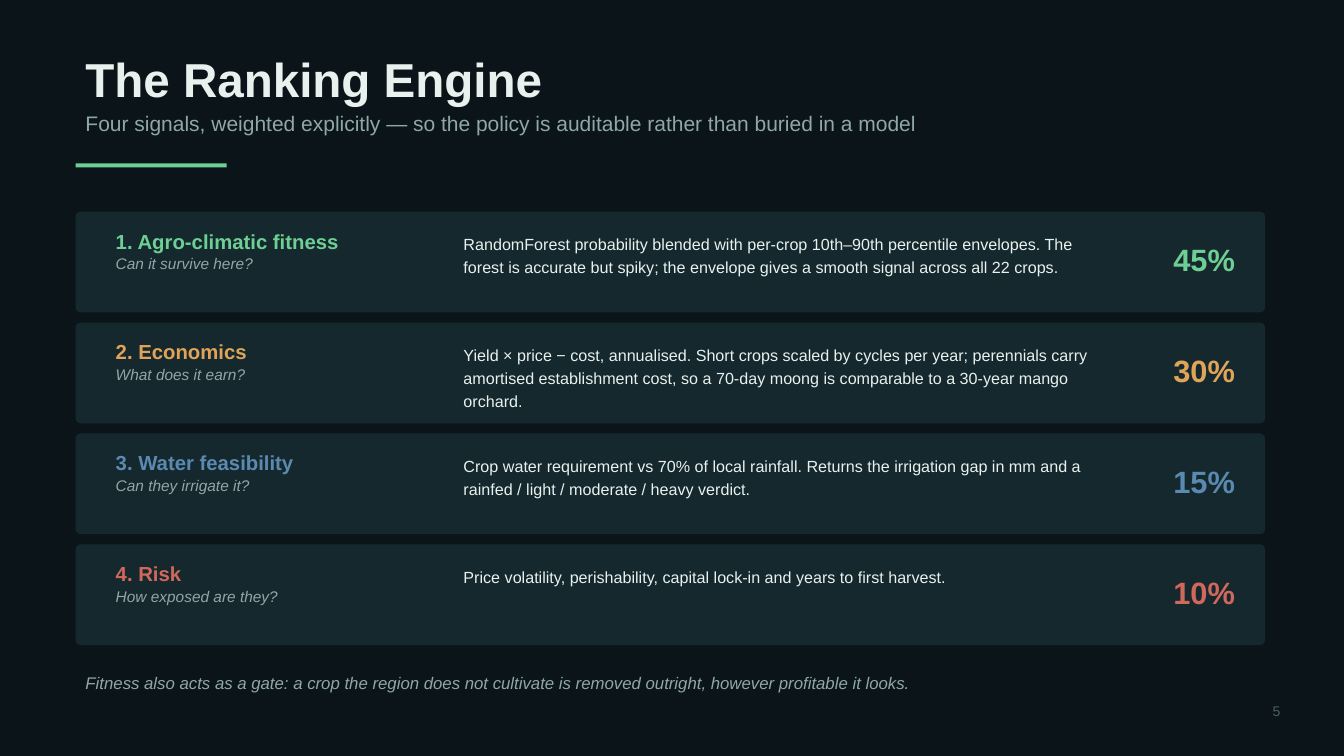
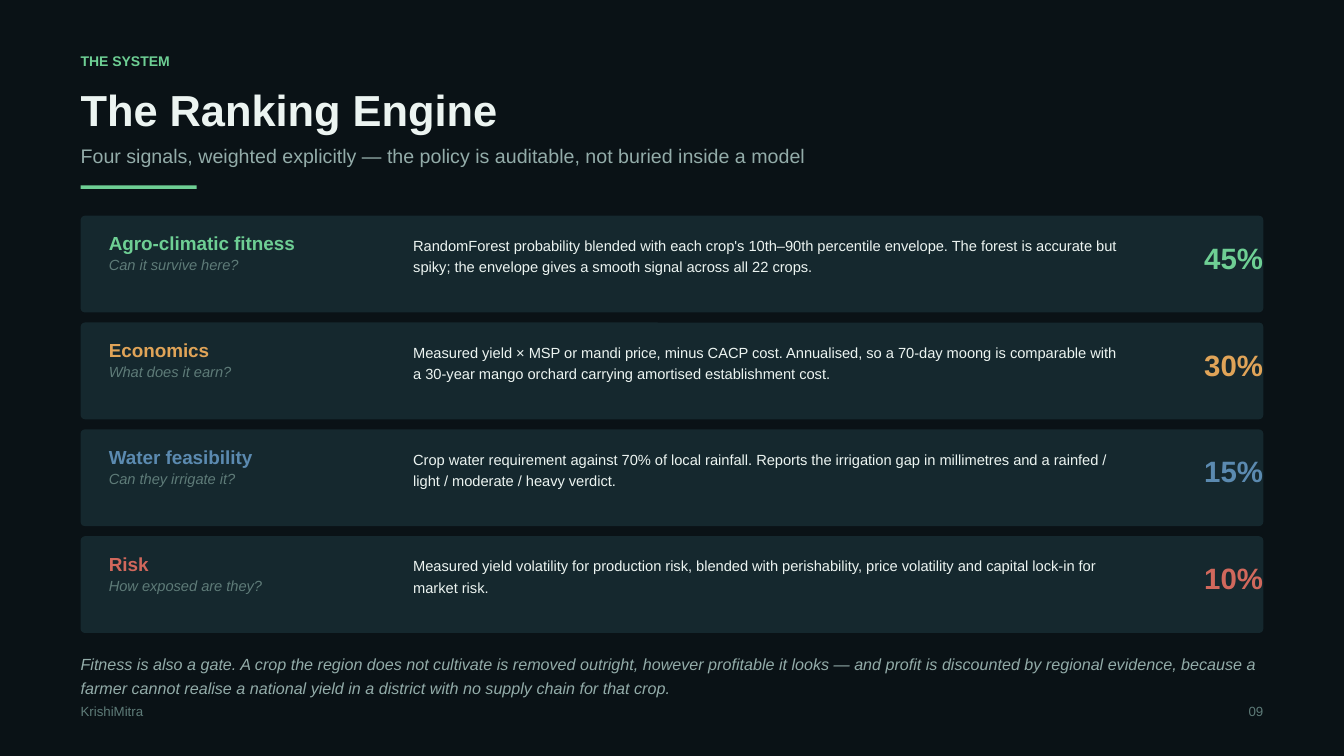
Before and after one commit to RatnamOjha/cerealia, a slide deck: slide 10 of docs/KrishiMitra_Project_Review.pptx (slide 6 before the commit). Drawn at 1344x756 pixels with LibreOffice and Linux fonts; fonts in the diff are those of the drawing. Boxes give left, top, right and bottom in pixels: in the first picture for what was removed or moved away, otherwise in the second. Text is boxed around its words. In the diff, an @@ line names an element or a change of style, - is before the commit and + after.

Commit message:
Rebuild deck around the real data; update docs
28 slides in five parts: motivation, the system, the product, validation
and future scope. Adds the data foundation, what real data changed, the
full feature set, engineering findings and how the idea scales beyond a
single farmer.

Fixed the layout on a real column grid - several columns previously ran
past the right margin and one slide overflowed the bottom edge. Every
shape is now verified inside the safe area, and estimated text height is
checked against box height.

```diff
--- a/docs/KrishiMitra_Project_Review.pptx
+++ b/docs/KrishiMitra_Project_Review.pptx
@@ rectangle at box(0, 0, 1344, 756): fill #0B1418 to #0A1216 @@
@@ text added at box(81, 56, 169, 66), 10 pt, text #6ECF94, bold @@
+THE SYSTEM
@@ text added at box(81, 94, 498, 134), 31 pt, text #ECF4F1, bold @@
+The Ranking Engine
@@ text at box(81, 149, 804, 167): text changed; size 15 to 14 pt; text colour #8FA8A5 to #93ACA9 @@
-The Ranking Engine
-Four signals, weighted explicitly — so the policy is auditable rather than buried in a model
+Four signals, weighted explicitly — the policy is auditable, not buried inside a model
@@ rectangle: place and size @@
-rectangle at box(76, 163, 227, 167)
+rectangle at box(81, 186, 197, 189)
@@ rounded rectangle: place and size @@
-rounded rectangle at box(76, 212, 1265, 313)
+rounded rectangle at box(81, 216, 1263, 313)
@@ text at box(109, 236, 295, 254): text changed; size 14.5 to 13.5 pt @@
-1. Agro-climatic fitness
+Agro-climatic fitness
@@ text "Agro-climatic fitness": place and size @@
-text "Agro-climatic fitness" at box(116, 234, 338, 269)
+text "Agro-climatic fitness" at box(109, 236, 295, 270)
@@ text at box(109, 259, 238, 270): size 11 to 10.5 pt, text colour #8FA8A5 to #5E7B78 in "Can it survive here?" @@
@@ text at box(413, 240, 1116, 275): text changed; size 11.5 to 10.5 pt; text colour #E8F1EE to #ECF4F1 @@
-RandomForest probability blended with per-crop 10th–90th percentile envelopes. The forest is accurate but spiky; the envelope gives a smooth signal across all 22 crops.
+RandomForest probability blended with each crop's 10th–90th percentile envelope. The forest is accurate but spiky; the envelope gives a smooth signal across all 22 crops.
@@ rounded rectangle: place and size @@
-rounded rectangle at box(76, 323, 1265, 423)
+rounded rectangle at box(81, 323, 1263, 419)
@@ text at box(109, 343, 209, 357): text changed; size 14.5 to 13.5 pt @@
-2. Economics
+Economics
@@ text at box(413, 347, 1116, 382): text changed; size 11.5 to 10.5 pt; text colour #E8F1EE to #ECF4F1 @@
-Yield × price − cost, annualised. Short crops scaled by cycles per year; perennials carry amortised establishment cost, so a 70-day moong is comparable to a 30-year mango orchard.
+Measured yield × MSP or mandi price, minus CACP cost. Annualised, so a 70-day moong is comparable with a 30-year mango orchard carrying amortised establishment cost.
@@ text at box(109, 366, 231, 377): size 11 to 10.5 pt, text colour #8FA8A5 to #5E7B78 in "What does it earn?" @@
@@ rounded rectangle: place and size @@
-rounded rectangle at box(76, 434, 1265, 534)
+rounded rectangle at box(81, 430, 1263, 526)
@@ text at box(109, 450, 253, 468): text changed; size 14.5 to 13.5 pt @@
-3. Water feasibility
+Water feasibility
@@ text at box(109, 473, 235, 487): size 11 to 10.5 pt, text colour #8FA8A5 to #5E7B78 in "Can they irrigate it?" @@
@@ text at box(413, 454, 1099, 489): text changed; size 11.5 to 10.5 pt; text colour #E8F1EE to #ECF4F1 @@
-Crop water requirement vs 70% of local rainfall. Returns the irrigation gap in mm and a rainfed / light / moderate / heavy verdict.
+Crop water requirement against 70% of local rainfall. Reports the irrigation gap in millimetres and a rainfed / light / moderate / heavy verdict.
@@ proportions changed in 4 elements at box(81, 216, 1263, 313), box(81, 323, 1263, 419), box(81, 430, 1263, 526), box(81, 536, 1263, 633) @@
@@ rounded rectangle: place and size @@
-rounded rectangle at box(76, 544, 1265, 645)
+rounded rectangle at box(81, 536, 1263, 633)
@@ text at box(109, 557, 149, 571): text changed; size 14.5 to 13.5 pt @@
-4. Risk
+Risk
@@ text at box(413, 560, 1096, 593): text changed; size 11.5 to 10.5 pt; text colour #E8F1EE to #ECF4F1 @@
-Price volatility, perishability, capital lock-in and years to first harvest.
+Measured yield volatility for production risk, blended with perishability, price volatility and capital lock-in for market risk.
@@ size 22 to 21 pt in 4 elements at box(1204, 248, 1263, 270), box(1204, 355, 1263, 377), box(1204, 461, 1263, 482), box(1204, 568, 1263, 590) @@
@@ text "10%": place and size @@
-text "10%" at box(1173, 582, 1235, 605)
+text "10%" at box(1204, 568, 1263, 590)
@@ text at box(109, 580, 262, 594): size 11 to 10.5 pt, text colour #8FA8A5 to #5E7B78 in "How exposed are they?" @@
@@ text at box(81, 658, 1256, 698): text changed; size 12 to 11.5 pt; text colour #8FA8A5 to #93ACA9 @@
-Fitness also acts as a gate: a crop the region does not cultivate is removed outright, however profitable it looks.
+Fitness is also a gate. A crop the region does not cultivate is removed outright, however profitable it looks — and profit is discounted by regional evidence, because a farmer cannot realise a national yield in a district with no supply chain for that crop.
@@ text added at box(81, 706, 144, 716), 9.5 pt, text #5E7B78 @@
+KrishiMitra
@@ text added at box(1249, 707, 1264, 716), 9.5 pt, text #5E7B78 @@
+09
@@ text removed at box(1273, 706, 1281, 716) @@
-5
```
Also in this commit, not shown: 10 other slides changed, 17 slides added, 7 slides removed, 3 other files.
